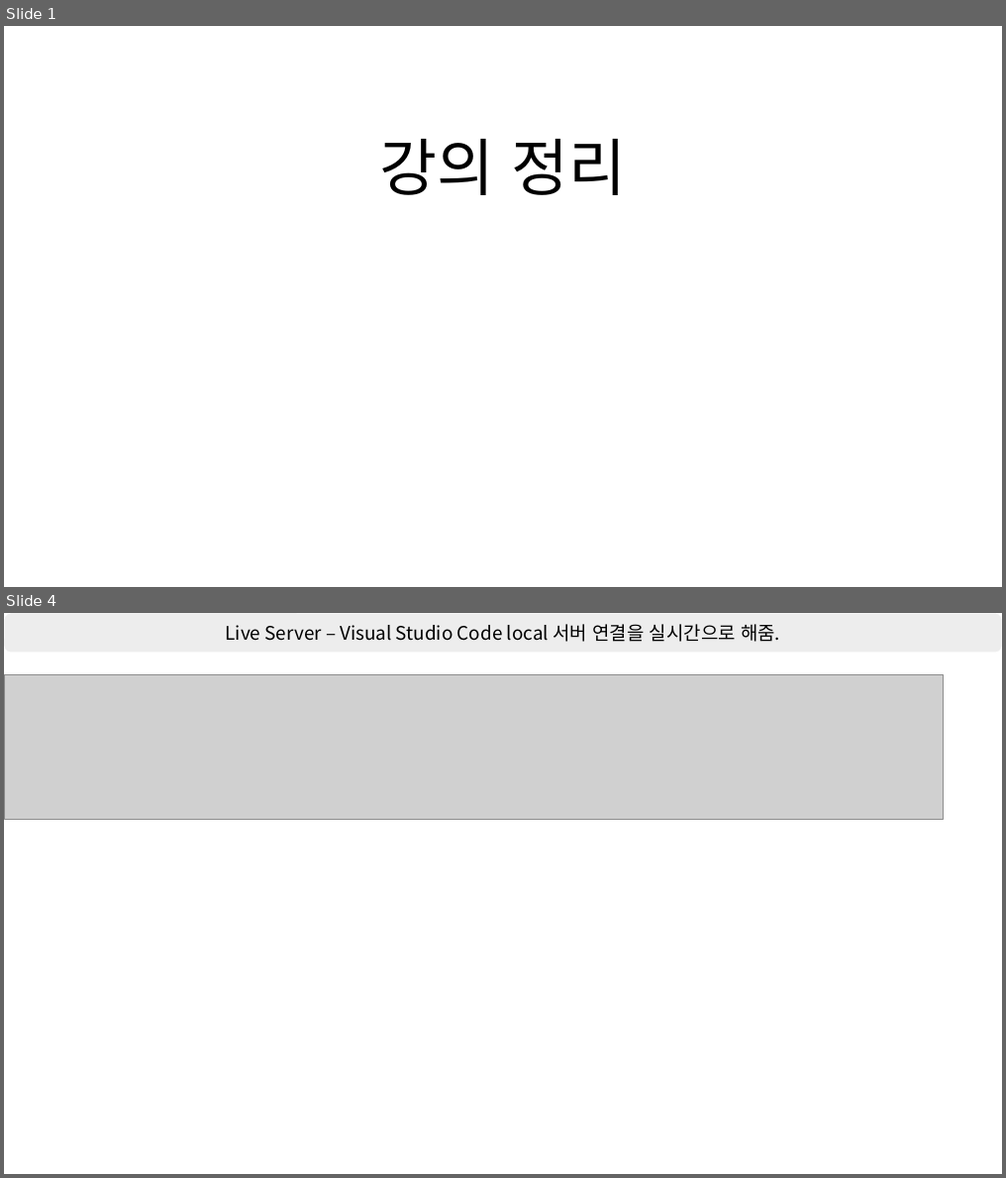
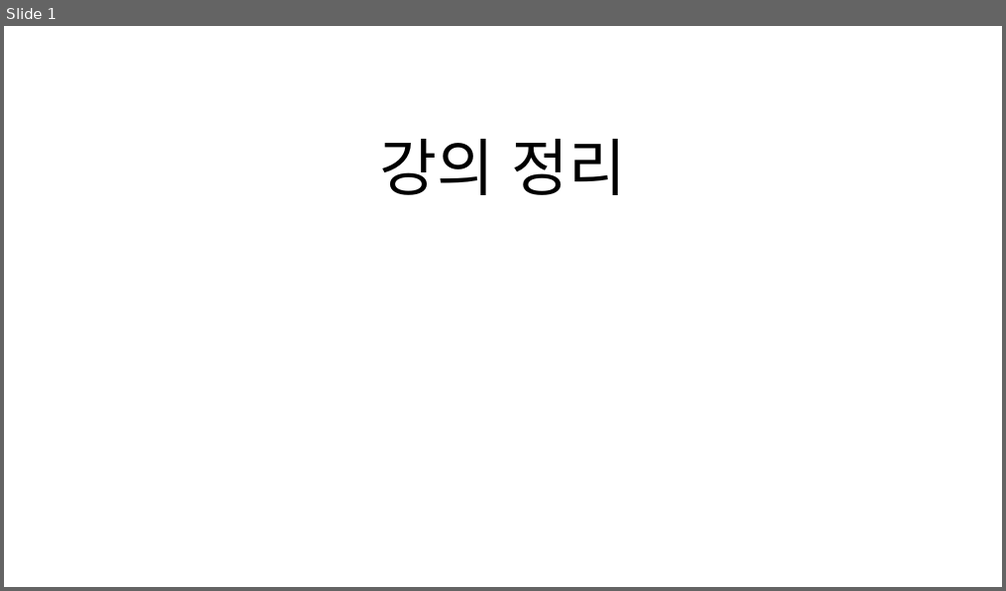
Before and after one commit to shchoichoko/web, a slide deck: Day2/강의 정리.pptx. Shown one above the other, each under a label of ours: slides 1 and 4 before the commit, slide 1 after it; the slides between them are not shown. The pictures are 1006x1178 and 1006x591 pixels, drawn with LibreOffice and Linux fonts; fonts in the diff are those of the drawing; grey boxes stand for pictures. Boxes give left, top, right and bottom in pixels: in the first picture for what was removed or moved away, otherwise in the second. Text is boxed around its words. In the diff, an @@ line names an element or a change of style, - is before the commit and + after.

```diff
--- a/Day2/강의 정리.pptx
+++ b/Day2/강의 정리.pptx
@@ slide 4 removed at bbox=[4, 613, 1002, 1174], background #FFFFFF @@
@@ rounded rectangle removed at bbox=[4, 613, 1002, 653] @@
-Live Server – Visual Studio Code local 서버 연결을 실시간으로 해줌.
@@ picture removed at bbox=[4, 674, 944, 819] @@
```
Also in this commit, not shown: 2 slides changed, 13 slides added, 6 other slides removed.
